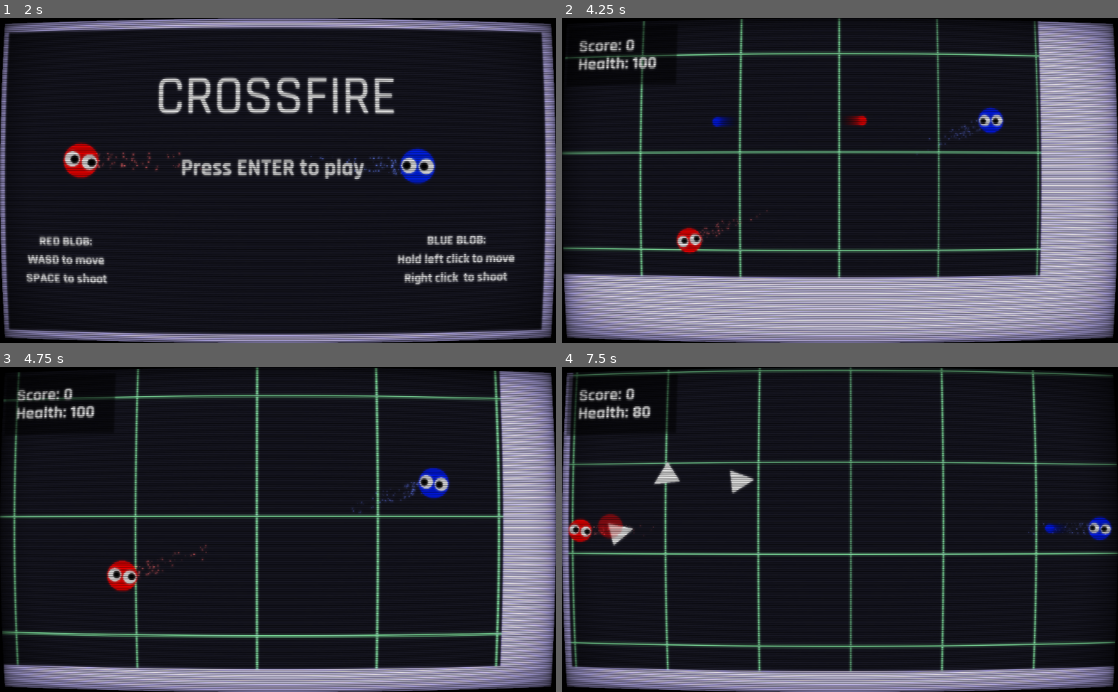
Above: before the commit, frames 1-4 (two rows, left to right).
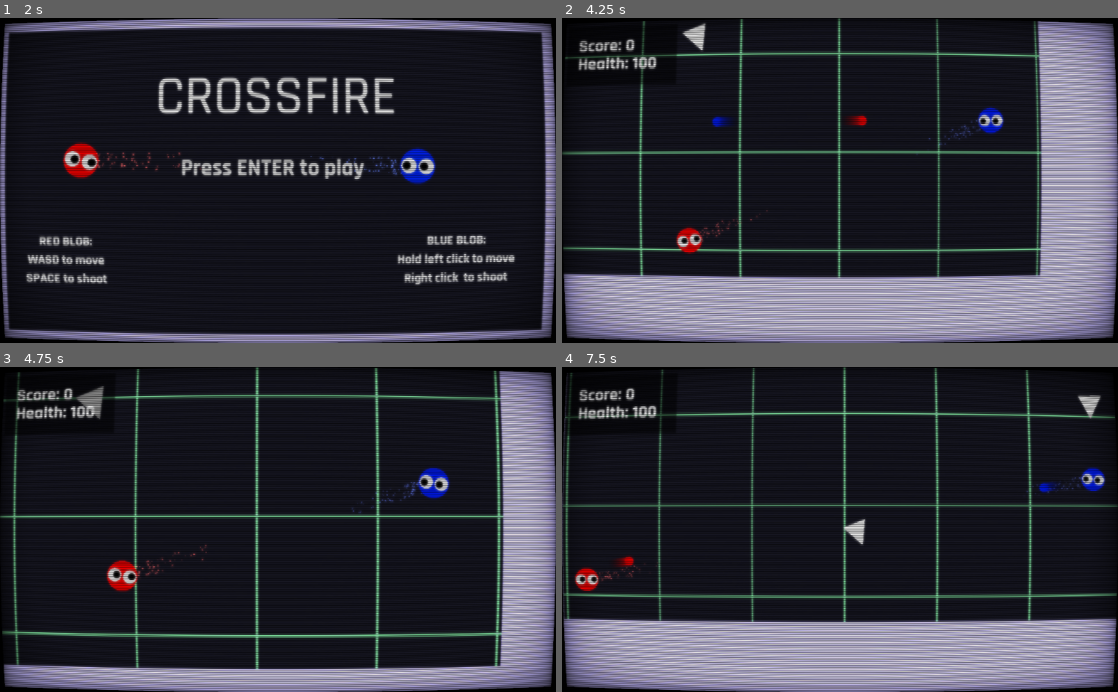
Above: after the commit, the same moments.

Repository: thomas-armena/crossfire
Game: Godot game, scene res://Scenes/MainMenu/MainMenu.tscn
The game is run twice, just before and just after one commit, with the same random seed, the same clock (stepped at 60 frames per second) and the same inputs.
Inputs (mouse positions are in pixels of both pictures, inside the frame that each line leads up to):
- Up to frame 1 (2 s): click "Press ENTER to play" at 0.5 s; click "Press ENTER to play" at 1.25 s
- Up to frame 2 (4.25 s): tap Enter at 2, 3.05 s; move the mouse to (962, 164) at 2.02 s; hold D (p1_move_right) 2.03-2.78 s; hold Enter 2.03-2.78 s; click (962, 164) at 2.17 s; move the mouse to (728, 196) at 2.77 s; hold S (p1_move_down) 2.78-3.53 s; tap Space (p1_shoot) at 2.85 s; move the mouse to (895, 109) at 3.52 s; hold D (p1_move_right) from 3.53 s (still down); hold Enter from 3.53 s (still down)
- Up to frame 3 (4.75 s): move the mouse to (250, 594) at 4.27 s; release D (p1_move_right) at 4.28 s; release Enter at 4.28 s; hold W (p1_move_up) from 4.28 s (still down); tap Enter at 4.35 s; click (250, 594) at 4.42 s
- Up to frame 4 (7.5 s): move the mouse to (1006, 578) at 5.02 s; release W (p1_move_up) at 5.03 s; hold Enter 5.03-5.78 s; hold A (p1_move_left) 5.03-6.53 s; tap Space (p1_shoot) at 5.1, 7.35 s; move the mouse to (673, 480) at 5.77 s; tap Enter at 5.85 s; move the mouse to (867, 529) at 6.52 s; hold S (p1_move_down) 6.53-7.28 s; hold Enter 6.53-7.28 s; click (867, 529) at 6.67 s; move the mouse to (756, 448) at 7.27 s; hold D (p1_move_right) from 7.28 s (still down)

Frame 1 is identical in both runs. In frame 2, 0.2% of the frame differs, in the area x 21-26%, y 1-11%; in frame 3, 0.3%; in frame 4, 29%, in the area x 0-100%, y 0-95%.

Commit message:
Add enemy spawner

Diff:
--- a/Scenes/Bullet/Bullet.gd
+++ b/Scenes/Bullet/Bullet.gd
@@ -12,6 +12,7 @@
 onready var circle = get_node("Circle")
 
 func _ready():
+	print("BULLET")
 	bullet_trail.bullet = self
 	get_tree().get_current_scene().add_child(bullet_trail)
 
--- a/Scenes/Enemies/EnemyBasic.gd
+++ b/Scenes/Enemies/EnemyBasic.gd
@@ -1,8 +1,8 @@
 extends KinematicBody2D
 
 onready var entity = get_node("Entity")
-onready var view_width = get_viewport_rect().size.x
-onready var view_height = get_viewport_rect().size.y
+onready var map_width = 1500
+onready var map_height = 800
 onready var type = "enemy"
 
 var rng = RandomNumberGenerator.new()
@@ -11,13 +11,13 @@
 
 func _ready():
 	rng.randomize()
-	target = Vector2(rng.randf_range(0, view_width), rng.randf_range(0, view_height))
+	target = Vector2(rng.randf_range(0, map_width), rng.randf_range(0, map_height))
 
 func update_behaviour(delta):
 	var distance = target.distance_to(position)
 
 	if (abs(distance) < 32):
-		target = Vector2(rng.randf_range(0, view_width), rng.randf_range(0, view_height))
+		target = Vector2(rng.randf_range(0, map_width), rng.randf_range(0, map_height))
 
 	entity.impulse(target, speed)
 
--- a/Scenes/Enemies/EnemyChase.gd
+++ b/Scenes/Enemies/EnemyChase.gd
@@ -1,12 +1,23 @@
 extends KinematicBody2D
 
-# Called when the node enters the scene tree for the first time.
-func _ready():
-	pass # Replace with function body.
+export (NodePath) var target_player_path;
+export (float) var speed = 300
+
+onready var entity = get_node("Entity")
+onready var target_player = get_node(target_player_path)
+onready var target = Vector2()
+onready var type = "enemy"
 
 func move(velocity):
 	move_and_collide(velocity)
 
-# Called every frame. 'delta' is the elapsed time since the previous frame.
-#func _process(delta):
-#	pass
+func update_behaviour(delta):
+	var distance = target.distance_to(position)
+
+	entity.impulse(target, speed)
+
+func _physics_process(delta):
+	target_player = get_node(target_player_path)
+	target = target_player.position
+	look_at(target)
+	update_behaviour(delta)
--- a/Scenes/Enemies/EnemyDash.gd
+++ b/Scenes/Enemies/EnemyDash.gd
@@ -1,10 +1,9 @@
 extends KinematicBody2D
 
-
-export (NodePath) var target_player;
+export (NodePath) var target_player_path;
 
 onready var entity = get_node("Entity")
-onready var target = get_node(target_player)
+onready var target_player = get_node(target_player_path)
 onready var type = "enemy"
 
 export (float) var speed = 30000
@@ -18,14 +17,16 @@
 	dash_timer.start(dash_time)
 
 func _physics_process(delta):
-	if (!target):
+	target_player = get_node(target_player_path)
+	if (!target_player):
 		return
-	look_at(target.position)
+	look_at(target_player.position)
 
 func _on_dash_timeout():
-	if (!target):
+	target_player = get_node(target_player_path)
+	if (!target_player):
 		return
-	entity.impulse(target.position, speed)
+	entity.impulse(target_player.position, speed)
 
 func move(velocity):
 	move_and_collide(velocity)
--- /dev/null
+++ b/Scenes/Stage/EnemySpawner.gd
@@ -0,0 +1,42 @@
+extends Node2D
+
+export (NodePath) var player1_path
+export (NodePath) var player2_path
+
+onready var EnemyBasic = preload("res://Scenes/Enemies/EnemyBasic.tscn")
+onready var EnemyChase = preload("res://Scenes/Enemies/EnemyChase.tscn")
+onready var EnemyDash = preload("res://Scenes/Enemies/EnemyDash.tscn")
+
+
+onready var spawn_points = get_child_count()
+
+var rng = RandomNumberGenerator.new()
+
+func _ready():
+	var timer = Timer.new()
+	add_child(timer)
+	timer.connect("timeout", self, "on_timeout")
+	timer.start(2)
+	print(player1_path)
+
+func choose_player():
+	if (rng.randi()%2):
+		return player1_path
+	else:
+		return player2_path
+
+func on_timeout():
+	var enemy_type = rng.randi()%3
+	var enemy
+	if(enemy_type == 0):
+		enemy = EnemyBasic.instance()
+	elif(enemy_type == 1):
+		enemy = EnemyChase.instance()
+		enemy.target_player_path = choose_player()
+	else:
+		enemy = EnemyDash.instance()
+		enemy.target_player_path = choose_player()
+
+	enemy.position = get_child(rng.randi()%spawn_points).position
+	get_tree().get_current_scene().add_child(enemy)
+	pass
--- a/Scenes/Stage/Stage2.tscn
+++ b/Scenes/Stage/Stage2.tscn
@@ -1,16 +1,15 @@
-[gd_scene load_steps=10 format=2]
+[gd_scene load_steps=9 format=2]
 
 [ext_resource path="res://Scenes/Players/Player/Player.tscn" type="PackedScene" id=1]
-[ext_resource path="res://Scenes/Enemies/EnemyBasic.tscn" type="PackedScene" id=2]
-[ext_resource path="res://Scenes/Enemies/EnemyDash.tscn" type="PackedScene" id=3]
 [ext_resource path="res://Scenes/Camera/CameraController.gd" type="Script" id=4]
 [ext_resource path="res://Scenes/Interface/Score/Score.tscn" type="PackedScene" id=5]
 [ext_resource path="res://Scenes/Camera/Camera.tscn" type="PackedScene" id=6]
 [ext_resource path="res://Scenes/Grid/Grid.tscn" type="PackedScene" id=7]
 [ext_resource path="res://Scenes/Scanline/Scanline.tscn" type="PackedScene" id=8]
 [ext_resource path="res://Scenes/Wall/Wall.tscn" type="PackedScene" id=9]
+[ext_resource path="res://Scenes/Stage/EnemySpawner.gd" type="Script" id=11]
 
-[node name="Node2D" type="Node2D"]
+[node name="MainScene" type="Node2D"]
 
 [node name="Grid" parent="." instance=ExtResource( 7 )]
 position = Vector2( -500, -500 )
@@ -21,13 +20,11 @@
 cell_width = 256.0
 cell_height = 256.0
 
-[node name="EnemyBasic3" parent="." instance=ExtResource( 2 )]
-
 [node name="Player1" parent="." instance=ExtResource( 1 )]
 position = Vector2( 203.403, 436.579 )
 collision_mask = 3
 is_mouse_controlled = false
-target_player_path = NodePath("../Player2")
+target_player_path = NodePath("../../MainScene/Player2")
 
 [node name="Player2" parent="." instance=ExtResource( 1 )]
 position = Vector2( 1386.03, 440.498 )
@@ -38,12 +35,7 @@
 move_down_action = "p2_move_down"
 move_up_action = "p2_move_up"
 shoot_action = "p2_shoot"
-target_player_path = NodePath("../Player1")
-
-[node name="EnemyBasic" parent="." instance=ExtResource( 2 )]
-
-[node name="EnemyChase" parent="." instance=ExtResource( 3 )]
-target_player = NodePath("../Player1")
+target_player_path = NodePath("../../MainScene/Player1")
 
 [node name="Wall" parent="." instance=ExtResource( 9 )]
 position = Vector2( 1180.83, -1008.02 )
@@ -65,8 +57,8 @@
 
 [node name="Camera" parent="." instance=ExtResource( 6 )]
 script = ExtResource( 4 )
-player1_path = NodePath("../Player1")
-player2_path = NodePath("../Player2")
+player1_path = NodePath("../../MainScene/Player1")
+player2_path = NodePath("../../MainScene/Player2")
 
 [node name="Pooplayer" type="CanvasLayer" parent="Camera"]
 
@@ -84,3 +76,35 @@
 position = Vector2( 25, 25 )
 
 [node name="Scanline" parent="Camera" instance=ExtResource( 8 )]
+
+[node name="EnemySpawner" type="Node2D" parent="."]
+script = ExtResource( 11 )
+player1_path = NodePath("../Player1")
+player2_path = NodePath("../Player2")
+
+[node name="SpawnPoint1" type="Position2D" parent="EnemySpawner"]
+position = Vector2( 678.822, 533.158 )
+
+[node name="SpawnPoint2" type="Position2D" parent="EnemySpawner"]
+position = Vector2( 1001.26, 526.087 )
+
+[node name="SpawnPoint3" type="Position2D" parent="EnemySpawner"]
+position = Vector2( 53.7401, 45.2548 )
+
+[node name="SpawnPoint4" type="Position2D" parent="EnemySpawner"]
+position = Vector2( 86.267, 750.947 )
+
+[node name="SpawnPoint5" type="Position2D" parent="EnemySpawner"]
+position = Vector2( 1453.81, 739.634 )
+
+[node name="SpawnPoint6" type="Position2D" parent="EnemySpawner"]
+position = Vector2( 1467.95, 70.7107 )
+
+[node name="SpawnPoint7" type="Position2D" parent="EnemySpawner"]
+position = Vector2( 663.266, 212.132 )
+
+[node name="SpawnPoint8" type="Position2D" parent="EnemySpawner"]
+position = Vector2( 817.415, 346.482 )
+
+[node name="SpawnPoint9" type="Position2D" parent="EnemySpawner"]
+position = Vector2( 954.594, 216.375 )
